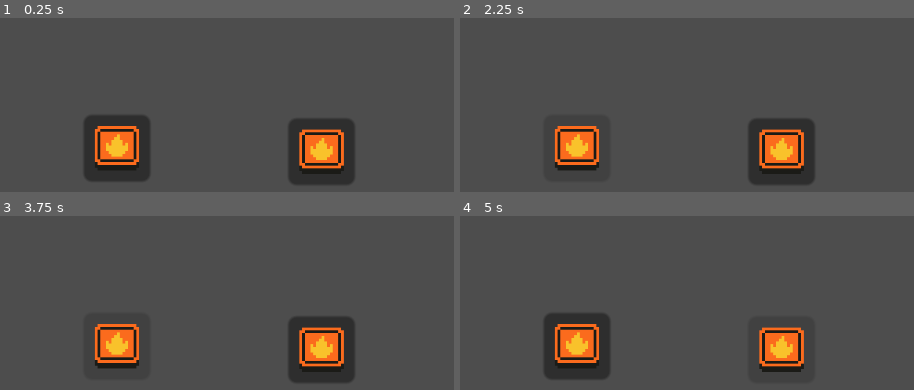
Above: before the commit, frames 1-4 (two rows, left to right).
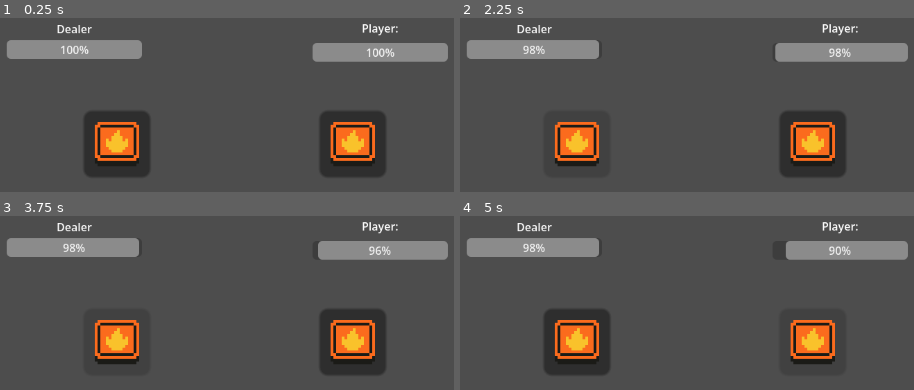
Above: after the commit, the same moments.

Repository: RoyLemon/BlackJack-Base
Game: Godot game, scene res://Scenes/main.tscn
Two runs of this game, one before a commit and one after it. Both use one fixed random seed, a clock stepped at 60 frames per second and the inputs below.
Inputs (mouse positions are in pixels of both pictures, inside the frame that each line leads up to; where the layout moved, square brackets give the same spot in the first picture):
- Up to frame 1 (0.25 s): no input
- Up to frame 2 (2.25 s): click (578, 143) [578, 148] at 0.5 s; click (814, 143) [782, 151] at 1.25 s; click (578, 143) [578, 148] at 2 s
- Up to frame 3 (3.75 s): click (354, 341) [322, 349] at 2.75 s; click (118, 341) [118, 346] at 3.5 s
- Up to frame 4 (5 s): click (814, 341) [782, 349] at 4.25 s

The runs differ from the first frame. In frame 1, 15% of the frame differs, in the area x 1-99%, y 3-96%; in frame 2, 15%; in frame 3, 15%; in frame 4, 12%.

Commit message:
Health Bars

Diff:
--- a/Scenes/main.tscn
+++ b/Scenes/main.tscn
@@ -55,10 +55,12 @@
 [ext_resource type="Resource" uid="uid://rbxyt8mdwqic" path="res://Resources/tres/Spades/spade_queen.tres" id="53_uv6w5"]
 [ext_resource type="Resource" uid="uid://e0hk4j7li70g" path="res://Resources/tres/Spades/spade_king.tres" id="54_r7bbj"]
 [ext_resource type="Texture2D" uid="uid://b651pavqpdasl" path="res://FireButton_up.png" id="55_bv80c"]
+[ext_resource type="Script" uid="uid://dcf1r36ifvlsi" path="res://Scripts/player_health_bar.gd" id="56_ptfg5"]
+[ext_resource type="Script" uid="uid://chdm4p1bgwcjf" path="res://Scripts/dealer_health_bar.gd" id="57_2daye"]
 
 [node name="Main" type="Node2D" unique_id=19911781]
 
-[node name="Node2D" type="Node2D" parent="." unique_id=846344235]
+[node name="BlackJack Logic" type="Node2D" parent="." unique_id=846344235]
 script = ExtResource("1_hdf80")
 all_cards = Array[ExtResource("2_jwpg7")]([ExtResource("3_k2e45"), ExtResource("4_536cc"), ExtResource("5_aqgau"), ExtR …(1217 unchanged characters)…
 
@@ -76,9 +78,9 @@
 anchor_right = 0.5
 anchor_bottom = 0.5
 offset_left = -216.0
-offset_top = -17.5
+offset_top = -23.5
 offset_right = -192.0
-offset_bottom = 6.5
+offset_bottom = 0.5
 grow_horizontal = 2
 grow_vertical = 2
 scale = Vector2(4, 4)
@@ -86,12 +88,48 @@
 
 [node name="TakeButtom" type="Button" parent="Control" unique_id=2075340156]
 layout_mode = 0
-offset_left = 655.0
-offset_top = 311.0
-offset_right = 679.0
-offset_bottom = 335.0
+offset_left = 700.0
+offset_top = 300.0
+offset_right = 724.0
+offset_bottom = 324.0
 scale = Vector2(4, 4)
 icon = ExtResource("55_bv80c")
 
-[connection signal="pressed" from="Control/StandButtom" to="Node2D" method="_on_stand_buttom_pressed"]
-[connection signal="pressed" from="Control/TakeButtom" to="Node2D" method="_on_take_buttom_pressed"]
+[node name="CanvasLayer" type="CanvasLayer" parent="." unique_id=2058874453]
+
+[node name="PlayerHealthBar" type="ProgressBar" parent="CanvasLayer" unique_id=680148619 node_paths=PackedStringArray("player")]
+offset_left = 690.0
+offset_top = 202.0
+offset_right = 885.0
+offset_bottom = 229.0
+fill_mode = 1
+script = ExtResource("56_ptfg5")
+player = NodePath("../../BlackJack Logic")
+
+[node name="Player" type="Label" parent="CanvasLayer/PlayerHealthBar" unique_id=1714424953]
+layout_mode = 0
+offset_top = -43.0
+offset_right = 195.0
+text = "Player:"
+horizontal_alignment = 1
+vertical_alignment = 1
+
+[node name="DealerHealthBar" type="ProgressBar" parent="CanvasLayer" unique_id=546205041 node_paths=PackedStringArray("dealer")]
+offset_left = 249.0
+offset_top = 198.0
+offset_right = 444.0
+offset_bottom = 225.0
+script = ExtResource("57_2daye")
+dealer = NodePath("../../BlackJack Logic")
+
+[node name="Dealer" type="Label" parent="CanvasLayer/DealerHealthBar" unique_id=1680918909]
+layout_mode = 0
+offset_left = 1.0
+offset_top = -32.0
+offset_right = 194.0
+text = "Dealer"
+horizontal_alignment = 1
+vertical_alignment = 1
+
+[connection signal="pressed" from="Control/StandButtom" to="BlackJack Logic" method="_on_stand_buttom_pressed"]
+[connection signal="pressed" from="Control/TakeButtom" to="BlackJack Logic" method="_on_take_buttom_pressed"]
--- a/Scripts/CardManager.gd
+++ b/Scripts/CardManager.gd
@@ -1,8 +1,14 @@
 extends Node2D
+class_name CardManager
 
 # Variables
 var player_take_card: bool = false
 var dealer_take_card: bool = false
+
+var player_max_health: int = 100
+var dealer_max_health: int = 100
+var player_actual_healt: int = 100
+var dealer_actual_health: int = 100
 
 # Const
 const MAX_VALUE = 21
@@ -34,6 +40,7 @@
 		player_hand.append(deck.pop_front())
 		dealer_hand.append(deck.pop_front())
 # START GAME REGIN - END
+
 
 # CALCULATE GAME REGION - START
 func _on_take_buttom_pressed() -> void:
@@ -87,57 +94,72 @@
 
 	# Bust (>21)
 	if (player_value > MAX_VALUE):
-		print("Dealer Gana!")
-		print("Player: " + str(player_value), " Dealer: " + str(dealer_value))
+		player_actual_healt -= dealer_value
+		if (check_game_over()): return
 		start_new_round()
 		return
 
 	if (dealer_value > MAX_VALUE):
-		print("Player Gana!")
-		print("Player: " + str(player_value), " Dealer: " + str(dealer_value))
+		dealer_actual_health -= player_value
+		if (check_game_over()): return
 		start_new_round()
 		return
 
 	# BlackJack Exacto
 	if (player_value == MAX_VALUE):
-		print("Player Gana!")
-		print("Player: " + str(player_value), " Dealer: " + str(dealer_value))
+		dealer_actual_health -= MAX_VALUE
+		if (check_game_over()): return
 		start_new_round()
 		return
 
 	if (dealer_value == MAX_VALUE):
-		print("Dealer Gana!")
-		print("Player: " + str(player_value), " Dealer: " + str(dealer_value))
+		player_actual_healt -= MAX_VALUE
+		if (check_game_over()): return
 		start_new_round()
 		return
 
 	# Comparacion Normal
 	if (dealer_value > player_value):
-		print("Dealer Gana!")
-		print("Player: " + str(player_value), " Dealer: " + str(dealer_value))
+		player_actual_healt -= dealer_value - player_value
+		if (check_game_over()): return
 		start_new_round()
 		return
 
 	if (player_value > dealer_value):
-		print("Player Gana!")
-		print("Player: " + str(player_value), " Dealer: " + str(dealer_value))
+		dealer_actual_health -= player_value - dealer_value
+		if (check_game_over()): return
 		start_new_round()
 		return
 
 	# Empate
 	if (dealer_value == player_value):
-		print("EMPATE!")
-		print("Player: " + str(player_value), " Dealer: " + str(dealer_value))
+		if (check_game_over()): return
 		start_new_round()
 		return
 
 	print("Se esta omitiendo algun caso")
-
+# Calculate Game Region - End
 
 # Restart Game Region - Start
 func start_new_round() -> void:
+	print ("Nuevo round")
 	deck.clear()
 	player_hand.clear()
 	dealer_hand.clear()
 	create_deck()
 	start_round()
+
+func check_game_over():
+	if (player_actual_healt <= 0 and dealer_actual_health <= 0):
+		print ("Game Over, Empate")
+
+		return true
+
+	if (player_actual_healt <= 0):
+		print("Game Over, Perdistes")
+		return true
+
+	if (dealer_actual_health <= 0):
+		print("Ganastes!")
+		return true
+	return false
--- /dev/null
+++ b/Scripts/dealer_health_bar.gd
@@ -0,0 +1,9 @@
+extends ProgressBar
+
+@export var dealer : CardManager
+
+func _ready() -> void:
+	max_value = dealer.dealer_max_health
+
+func _process(delta: float) -> void:
+	value = dealer.dealer_actual_health * 100 / dealer.dealer_max_health
--- /dev/null
+++ b/Scripts/player_health_bar.gd
@@ -0,0 +1,9 @@
+extends ProgressBar
+
+@export var player: CardManager
+
+func _ready() -> void:
+	max_value = player.player_max_health
+
+func _process(delta: float) -> void:
+	value = player.player_actual_healt * 100 / player.player_max_health
Not shown, added: Scripts/dealer_health_bar.gd.uid
Not shown, added: Scripts/player_health_bar.gd.uid
